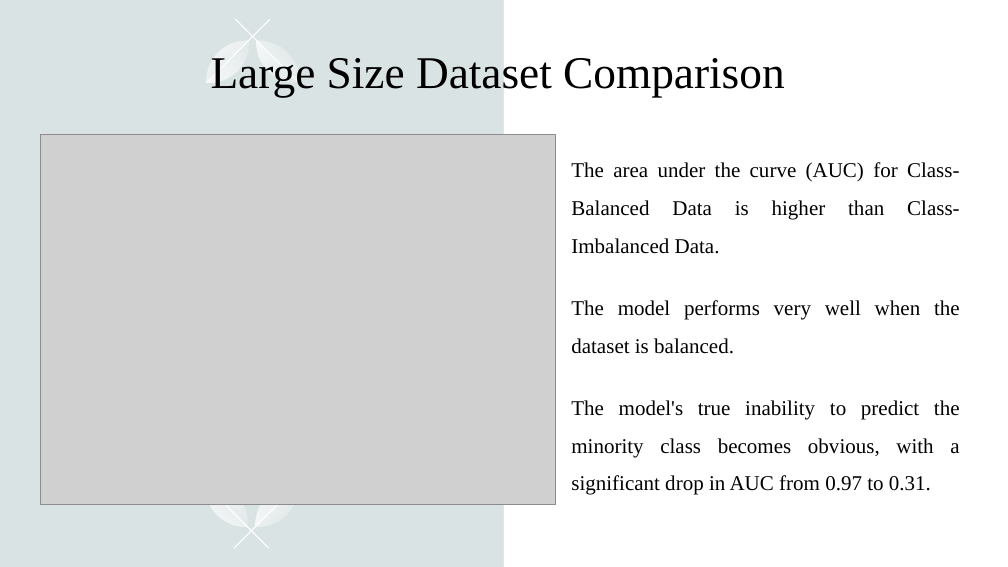
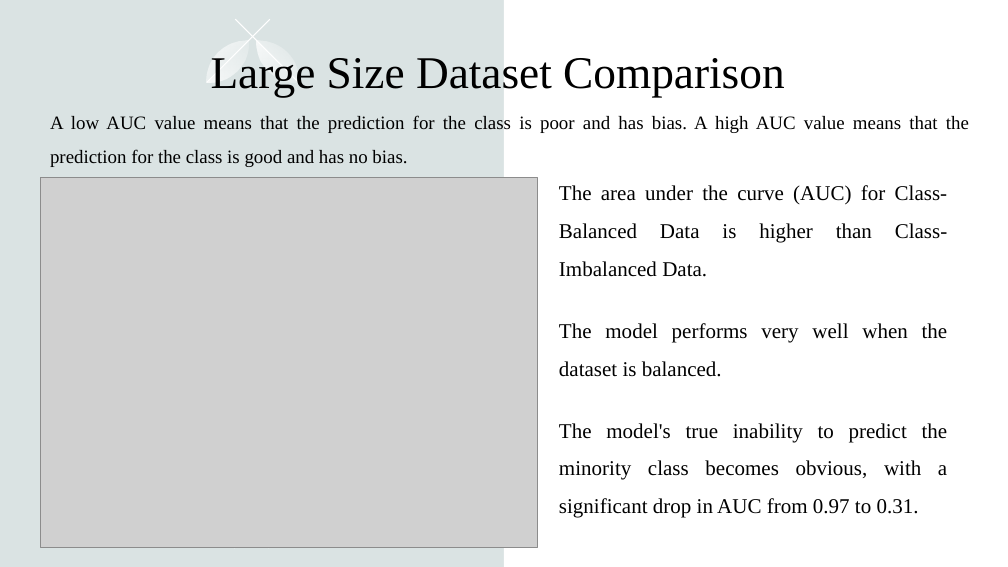
Before and after one commit to hennypurwadi/Imbalanced-or-Balanced-Dataset-Composition, a slide deck: slide 16 of 202370140_XAI_Presentation_1.pptx. Drawn at 1008x567 pixels with LibreOffice and Linux fonts; fonts in the diff are those of the drawing; grey boxes stand for pictures. Boxes give left, top, right and bottom in pixels: in the first picture for what was removed or moved away, otherwise in the second. Text is boxed around its words. In the diff, an @@ line names an element or a change of style, - is before the commit and + after.

```diff
--- a/202370140_XAI_Presentation_1.pptx
+++ b/202370140_XAI_Presentation_1.pptx
@@ text added at (50, 115, 969, 167), 18 pt, text #000000 @@
+A low AUC value means that the prediction for the class is poor and has bias. A high AUC value means that the prediction for the class is good and has no bias.
@@ picture: place and size @@
-picture at (41, 135, 556, 504)
+picture at (40, 178, 538, 547)
@@ text "The area under the curve ...": place and size @@
-text "The area under the curve ..." at (571, 162, 960, 495)
+text "The area under the curve ..." at (559, 185, 948, 518)
@@ group removed at (197, 476, 306, 536): 4 freeform shapes @@
```
Also in this commit, not shown: 1 other slide changed, 1 other file.
